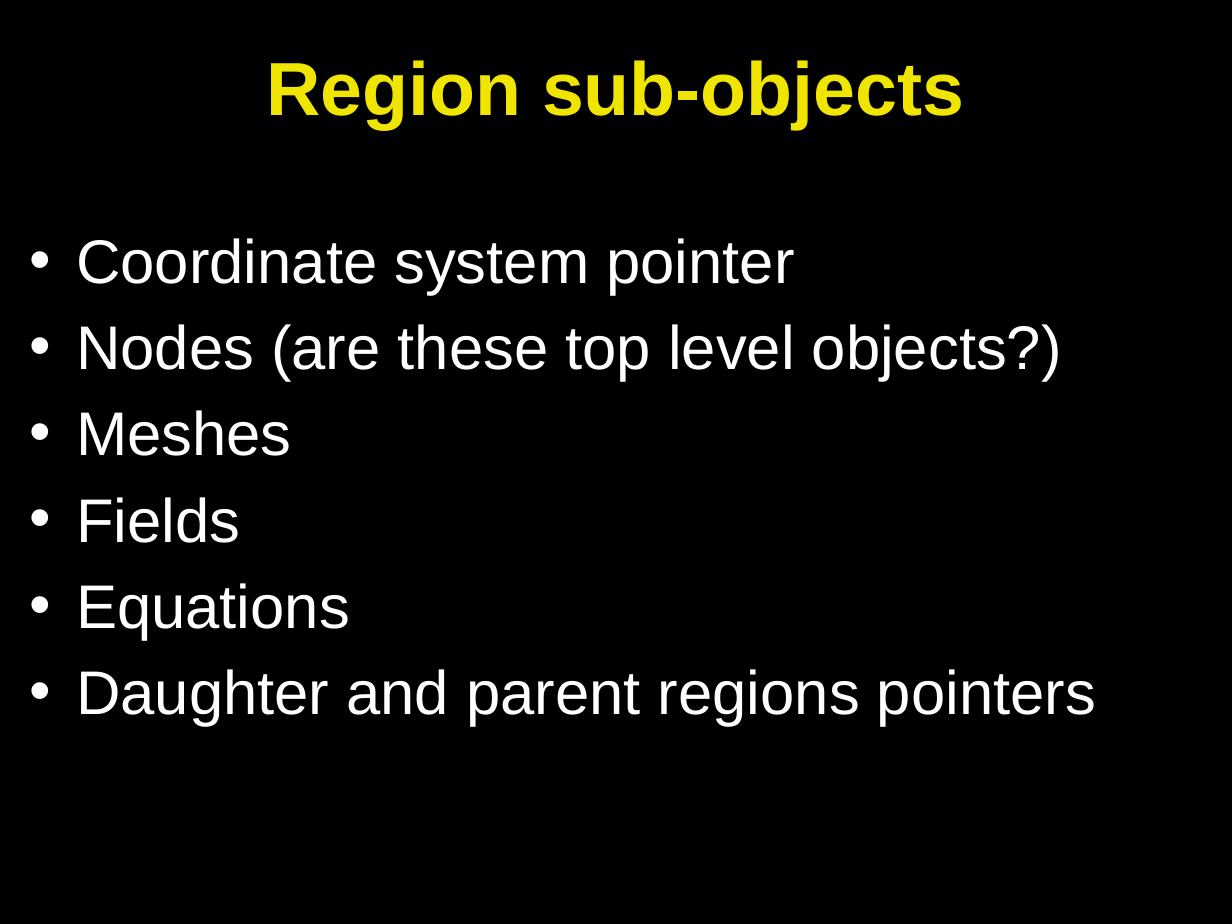
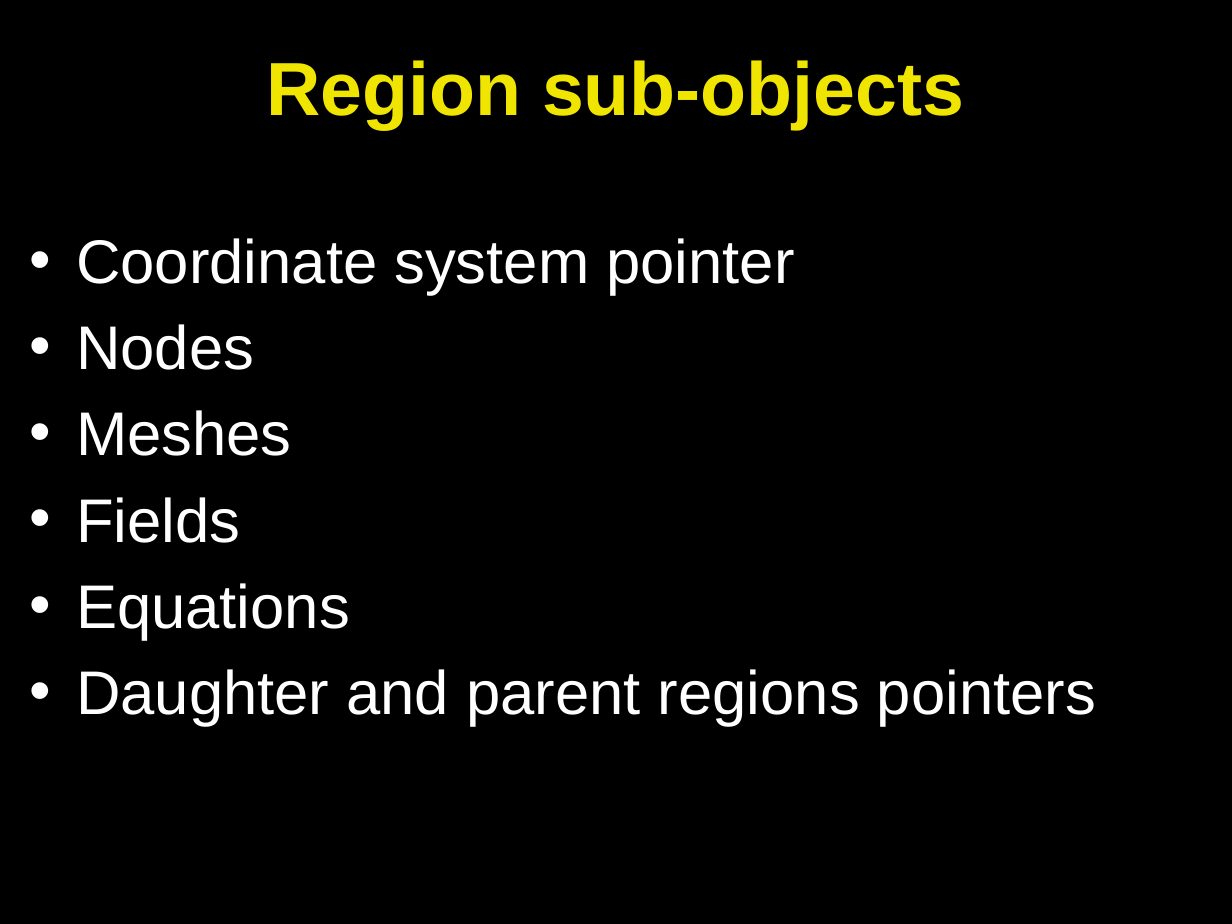
Before and after one commit to OpenCMISS/cm, a slide deck: slide 36 of doc/openCMISS.pptx (slide 37 before the commit). Drawn at 1232x924 pixels with LibreOffice and Linux fonts; fonts in the diff are those of the drawing. Boxes give left, top, right and bottom in pixels: in the first picture for what was removed or moved away, otherwise in the second. Text is boxed around its words. In the diff, an @@ line names an element or a change of style, - is before the commit and + after.

```diff
--- a/doc/openCMISS.pptx
+++ b/doc/openCMISS.pptx
@@ text at [76, 324, 254, 370]: text changed @@
-• Nodes (are these top level objects?)
+• Nodes
```
Also in this commit, not shown: 15 other slides changed, 2 slides added, 7 other files.
